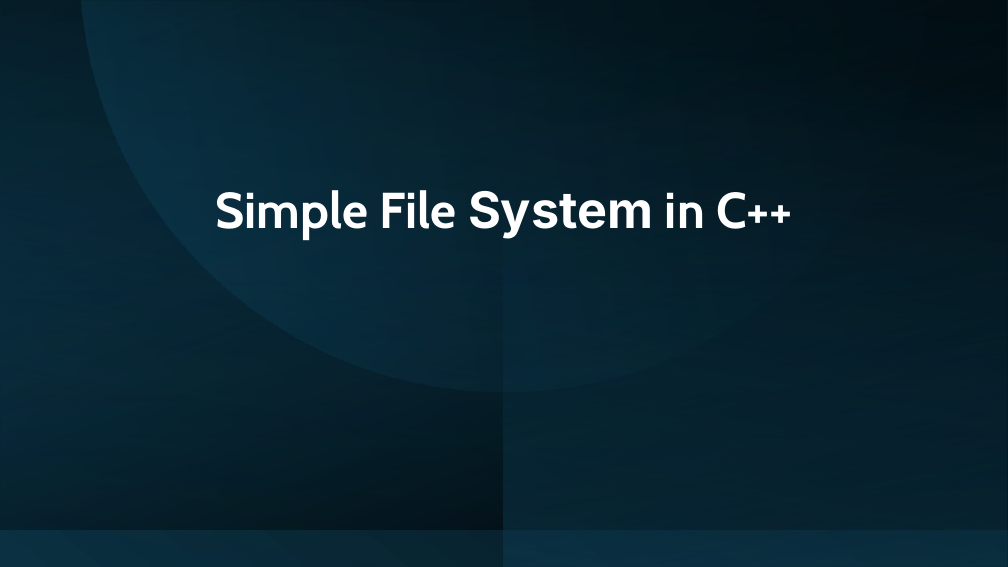
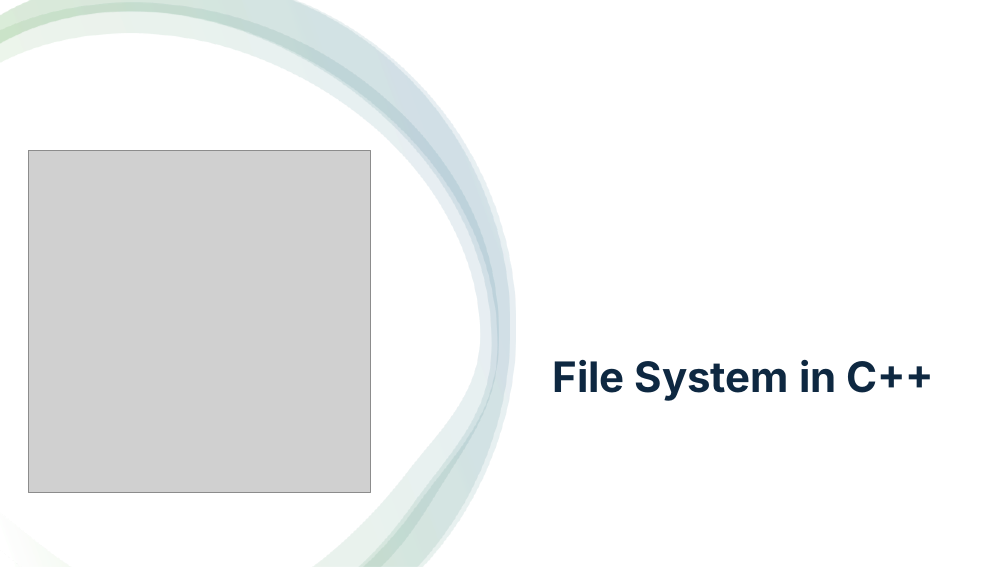
Before and after one commit to idris0024/filesystem, a slide deck: slide 1 of presentation/final_presentations.pptx. Drawn at 1008x567 pixels with LibreOffice and Linux fonts; fonts in the diff are those of the drawing; grey boxes stand for pictures. Boxes give left, top, right and bottom in pixels: in the first picture for what was removed or moved away, otherwise in the second. Text is boxed around its words. In the diff, an @@ line names an element or a change of style, - is before the commit and + after.

```diff
--- a/presentation/final_presentations.pptx
+++ b/presentation/final_presentations.pptx
@@ rectangle at (x1=0, y1=0, x2=1008, y2=567): fill gradient #0B3041 to #000000 to #FFFFFF; mirrored @@
@@ rectangle removed at (x1=0, y1=0, x2=1008, y2=529) @@
@@ rectangle removed at (x1=0, y1=0, x2=1007, y2=567) @@
@@ freeform shape added at (x1=0, y1=3, x2=498, y2=567), fill gradient #FFFFFF to #4EA72E to #156082 @@
@@ freeform shape added at (x1=0, y1=0, x2=510, y2=567), fill gradient #FFFFFF to #4EA72E to #156082 @@
@@ freeform shape added at (x1=0, y1=0, x2=516, y2=566), fill gradient #FFFFFF to #4EA72E to #156082 @@
@@ rectangle removed at (x1=1, y1=0, x2=1006, y2=567) @@
@@ freeform shape removed at (x1=82, y1=0, x2=926, y2=391) @@
@@ rectangle removed at (x1=504, y1=0, x2=1008, y2=567) @@
@@ picture added at (x1=28, y1=150, x2=371, y2=493) @@
@@ title "File System in C++" at (x1=552, y1=359, x2=934, y2=401): vertical alignment middle to top @@
@@ title at (x1=552, y1=359, x2=934, y2=401): text changed; size 48 to 40 pt; font Cabin to Inter; text colour #FFFFFF to #0E2841 @@
-Simple File System in C++
+File System in C++
```
Also in this commit, not shown: 5 other slides changed, 1 slide added, 1 slide removed, 6 other files.
